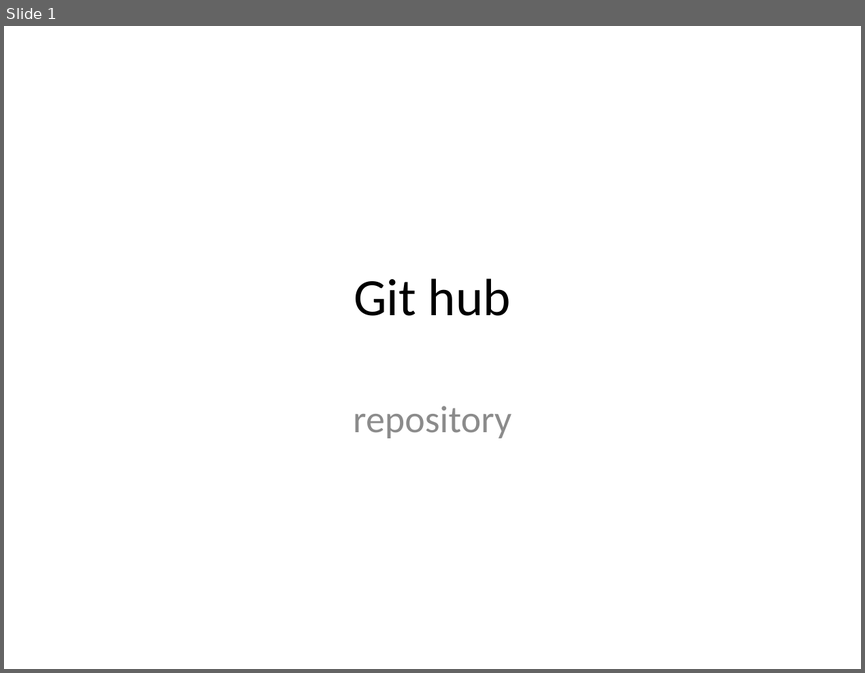
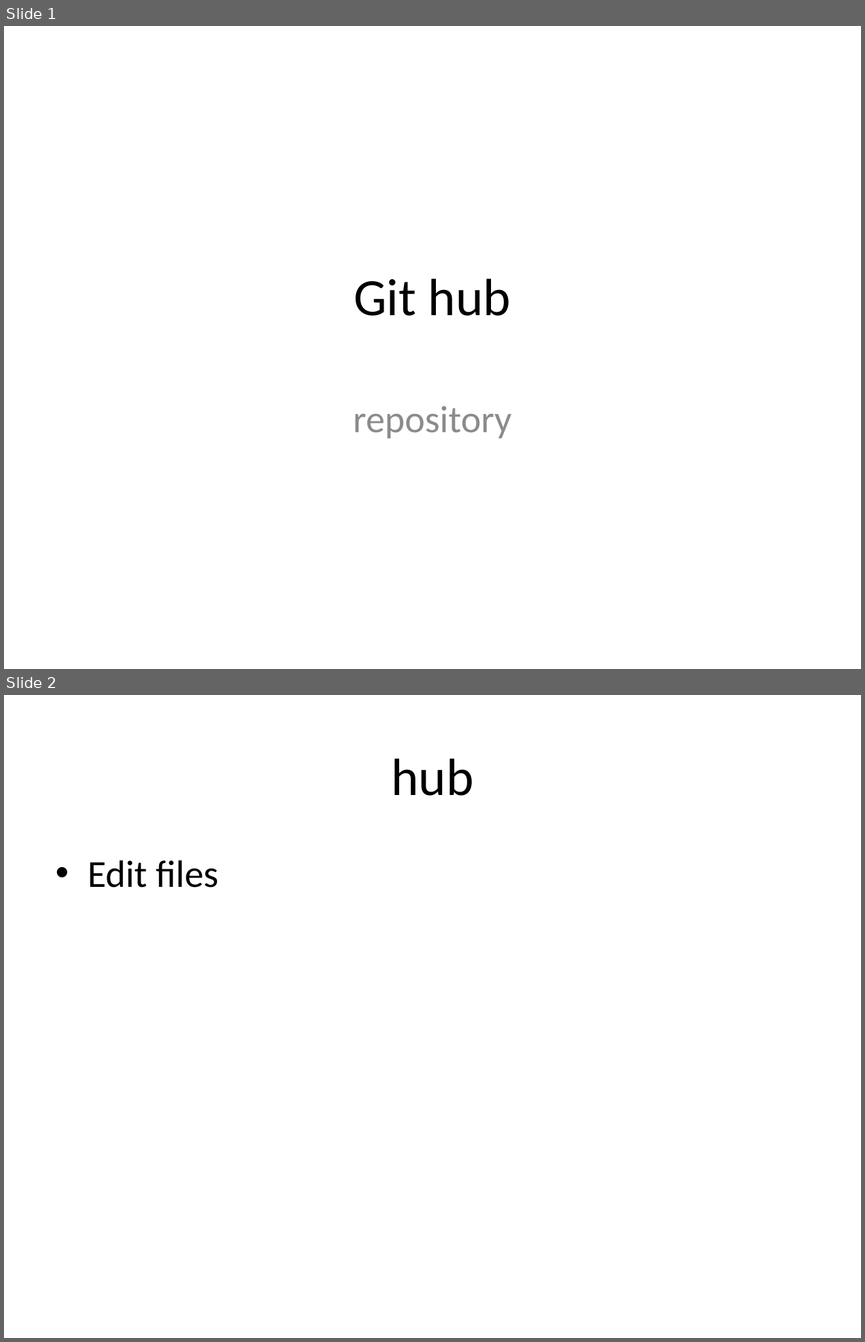
Before and after one commit to aatisha1/batch2019, a slide deck: file12.pptx. Shown one above the other, each under a label of ours: slide 1 before the commit, slides 1 and 2 after it. The pictures are 865x673 and 865x1342 pixels, drawn with LibreOffice and Linux fonts; fonts in the diff are those of the drawing. Boxes give left, top, right and bottom in pixels: in the first picture for what was removed or moved away, otherwise in the second. Text is boxed around its words. In the diff, an @@ line names an element or a change of style, - is before the commit and + after.

```diff
--- a/file12.pptx
+++ b/file12.pptx
@@ slide 2 added at (4,695,861,1338), background #FFFFFF @@
@@ title added at (391,758,473,796), 44 pt, text #000000 @@
+hub
@@ text added at (88,860,218,887), 32 pt, text #000000 @@
+• Edit files
```
Also in this commit, not shown: 1 other file.
